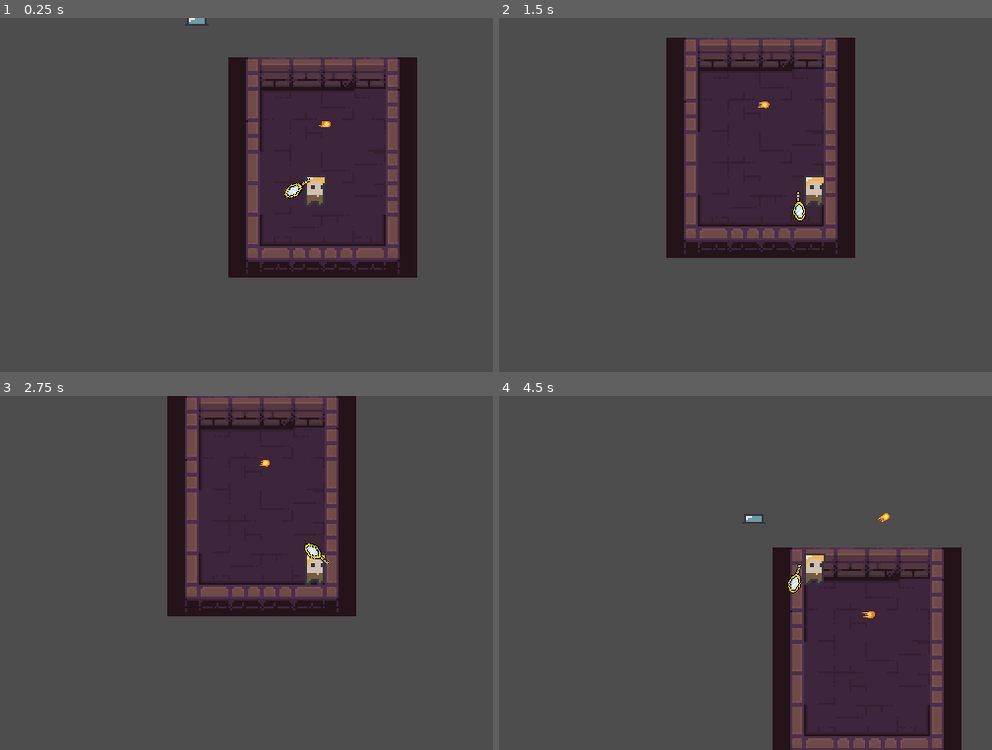
Above: before the commit, frames 1-4 (two rows, left to right).
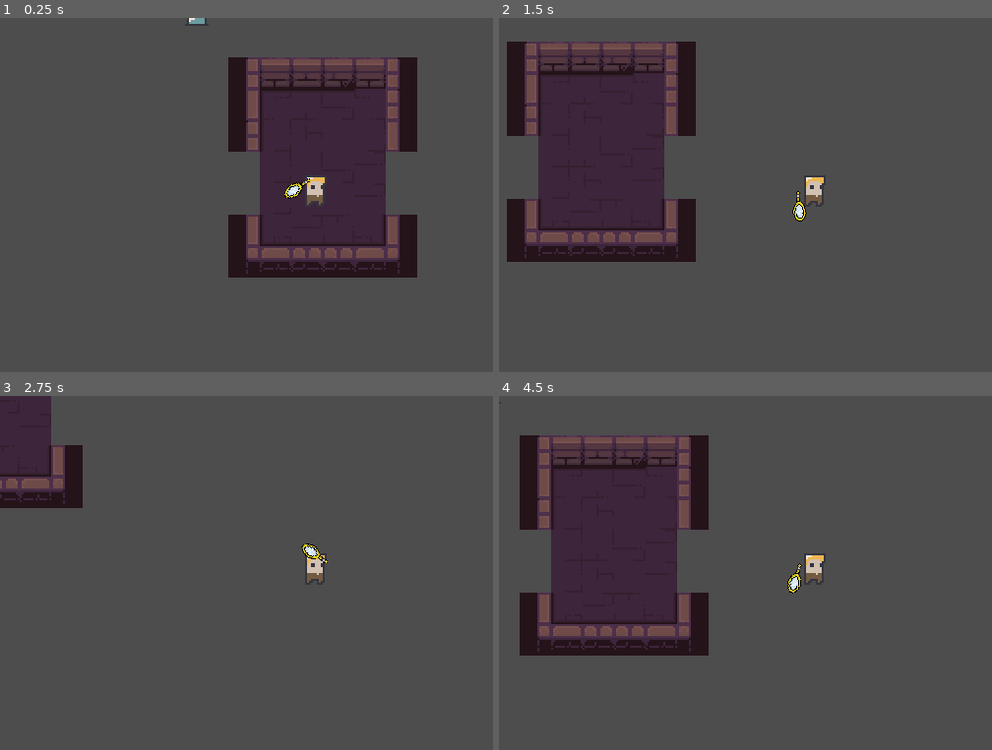
Above: after the commit, the same moments.

Repository: Z3BINI/mirror-attack
Game: Godot game, scene res://scenes/levels/test_level.tscn
Two runs of this game, one before a commit and one after it. Both use one fixed random seed, a clock stepped at 60 frames per second and the inputs below. The project has no main scene, so this scene is started directly.
Inputs (mouse positions are in pixels of both pictures, inside the frame that each line leads up to):
- Up to frame 1 (0.25 s): no input
- Up to frame 2 (1.5 s): tap Enter at 0.5 s; move the mouse to (952, 177) at 0.52 s; hold D (move_right) 0.53-1.28 s; tap F (dash) at 0.6 s; move the mouse to (686, 212) at 1.27 s; hold S (move_down) from 1.28 s (still down); tap Shift (sprint) at 1.35 s
- Up to frame 3 (2.75 s): move the mouse to (379, 495) at 2.02 s; release S (move_down) at 2.03 s; hold D (move_right) from 2.03 s (still down); tap F (dash) at 2.1 s
- Up to frame 4 (4.5 s): move the mouse to (780, 643) at 2.77 s; release D (move_right) at 2.78 s; hold W (move_up) 2.78-3.53 s; tap Shift (sprint) at 2.85, 4.35 s; move the mouse to (outside the picture) at 3.52 s; hold A (move_left) from 3.53 s (still down); tap F (dash) at 3.6 s; move the mouse to (627, 519) at 4.27 s

The runs differ from the first frame. In frame 1, 2.3% of the frame differs, in the area x 46-85%, y 29-56%; in frame 2, 40%; in frame 3, 27%; in frame 4, 41%, in the area x 4-94%, y 11-100%.

Commit message:
Removed testing fireball from test level

Diff:
--- a/scenes/levels/test_level.tscn
+++ b/scenes/levels/test_level.tscn
@@ -1,15 +1,13 @@
-[gd_scene load_steps=5 format=3 uid="uid://rij7ej0q4exh"]
+[gd_scene load_steps=4 format=3 uid="uid://rij7ej0q4exh"]
 
 [ext_resource type="PackedScene" uid="uid://pyqf43y8il2l" path="res://scenes/tile_maps/dungeon_tile_map.tscn" id="1_ur2qj"]
 [ext_resource type="PackedScene" uid="uid://bl4wfwlb1kwnb" path="res://scenes/player/player.tscn" id="2_bf2re"]
 [ext_resource type="PackedScene" uid="uid://1du512wqwxn1" path="res://scenes/enemies/enemy.tscn" id="3_la4cg"]
-[ext_resource type="PackedScene" uid="uid://bn138qh4o3pk1" path="res://scenes/projectiles/fire_ball.tscn" id="4_xe1hu"]
 
 [node name="TestLevel" type="Node2D"]
 position = Vector2(0, 1)
 
 [node name="DungeonTileMap" parent="." instance=ExtResource("1_ur2qj")]
-layer_0/tile_data = PackedInt32Array(262145, 0, 1, 327681, 0, 1, 327686, 327680, 2, 262150, 327680, 2)
 layer_1/tile_data = PackedInt32Array(65537, 0, 0, 131073, 0, 1, 196609, 0, 0, 393217, 0, 3, 458753, 0, 4, 65538, 65536, …(603 unchanged characters)…
 
 [node name="Player" parent="." instance=ExtResource("2_bf2re")]
@@ -17,6 +15,3 @@
 
 [node name="Enemy" parent="." node_paths=PackedStringArray("PLAYER") instance=ExtResource("3_la4cg")]
 PLAYER = NodePath("../Player")
-
-[node name="FireBall" parent="." instance=ExtResource("4_xe1hu")]
-position = Vector2(67, 50)
